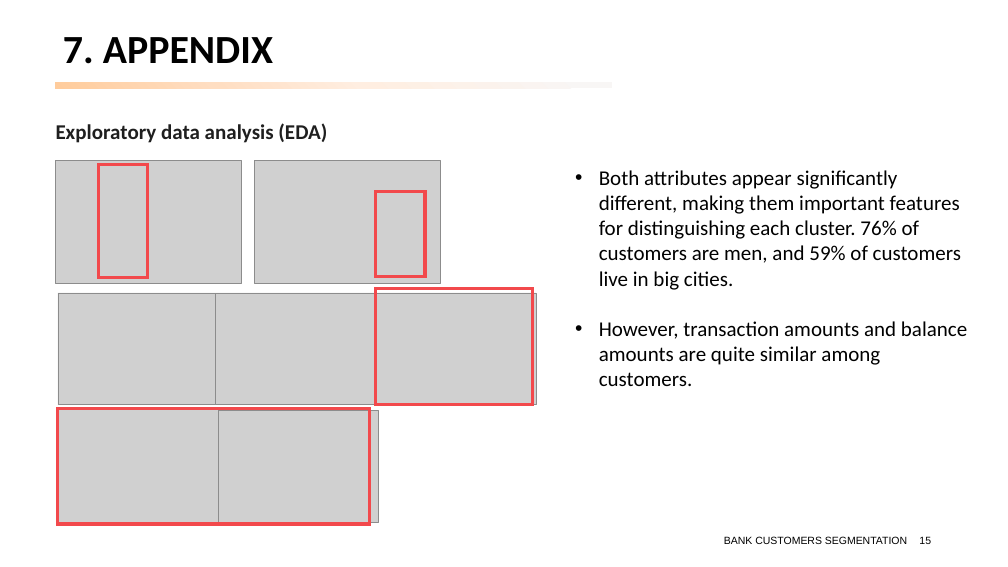
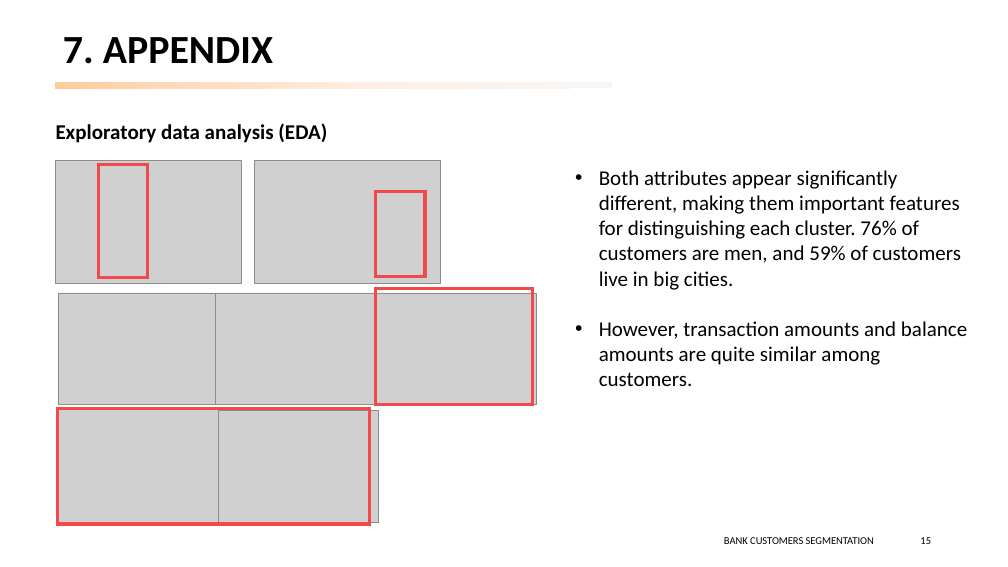
Before and after one commit to peerapat-t/Banking-customer-segmentation, a slide deck: slide 15 of banking customer segmentation.pptx. Drawn at 1008x567 pixels with LibreOffice and Linux fonts; fonts in the diff are those of the drawing; grey boxes stand for pictures. Boxes give left, top, right and bottom in pixels: in the first picture for what was removed or moved away, otherwise in the second. Text is boxed around its words. In the diff, an @@ line names an element or a change of style, - is before the commit and + after.

```diff
--- a/banking customer segmentation.pptx
+++ b/banking customer segmentation.pptx
@@ text "Exploratory data analysis (EDA)" at [56, 123, 327, 143]: text colour #1F1F1F to #000000 @@
@@ page number at [920, 537, 931, 544]: font Arial to Calibri @@
@@ text "BANK CUSTOMERS SEGMENTATION" at [724, 537, 874, 544]: font Arial to Calibri @@
```
Also in this commit, not shown: 17 other slides changed, 1 other file.
